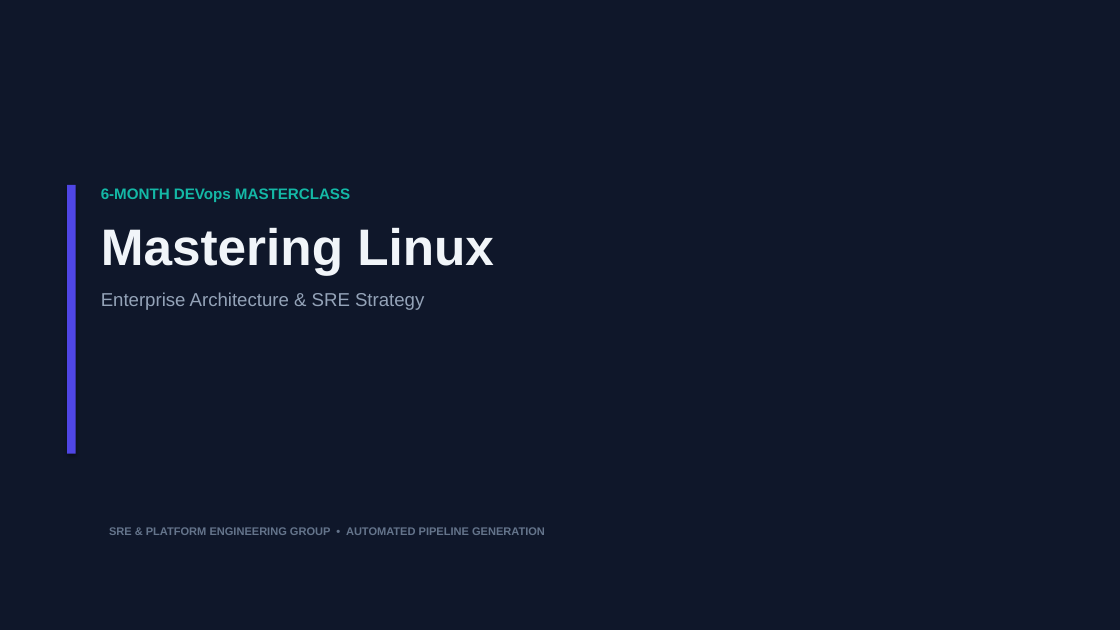
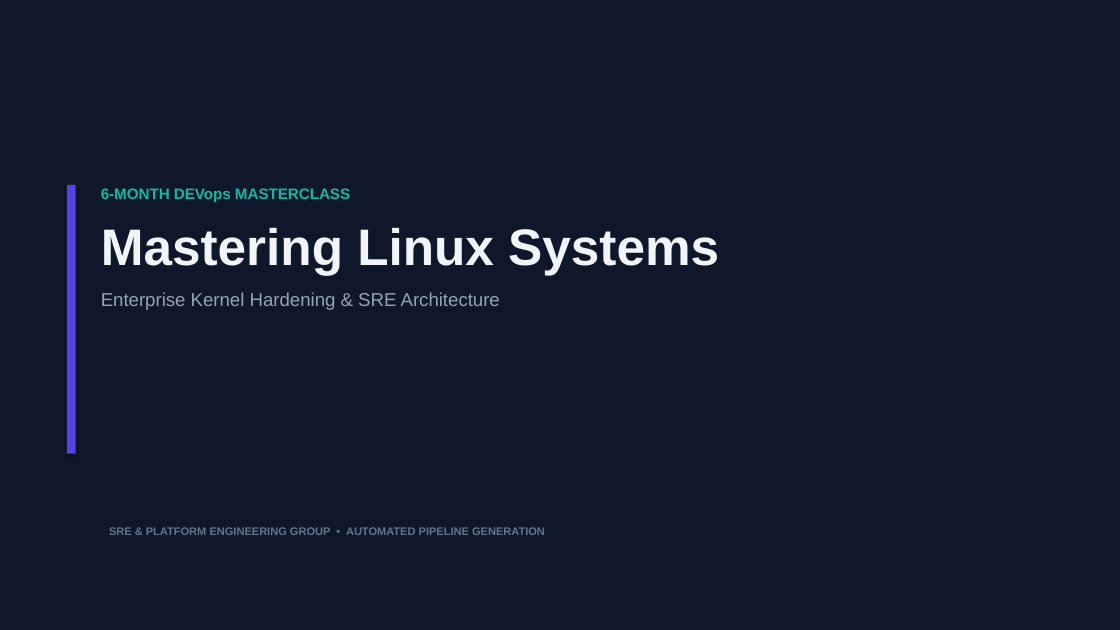
Before and after one commit to Ashu1896/devops_learning_pipeline, a slide deck: slide 1 of linux/presentation/linux.pptx. Drawn at 1120x630 pixels with LibreOffice and Linux fonts; fonts in the diff are those of the drawing. Boxes give left, top, right and bottom in pixels: in the first picture for what was removed or moved away, otherwise in the second. Text is boxed around its words. In the diff, an @@ line names an element or a change of style, - is before the commit and + after.

Commit message:
Added DevOps Learning Content - Linux

```diff
--- a/linux/presentation/linux.pptx
+++ b/linux/presentation/linux.pptx
@@ text at box(101, 227, 719, 310): text changed @@
-Mastering Linux
-Enterprise Architecture & SRE Strategy
+Mastering Linux Systems
+Enterprise Kernel Hardening & SRE Architecture
```
Also in this commit, not shown: 4 other slides changed, 5 other files.
